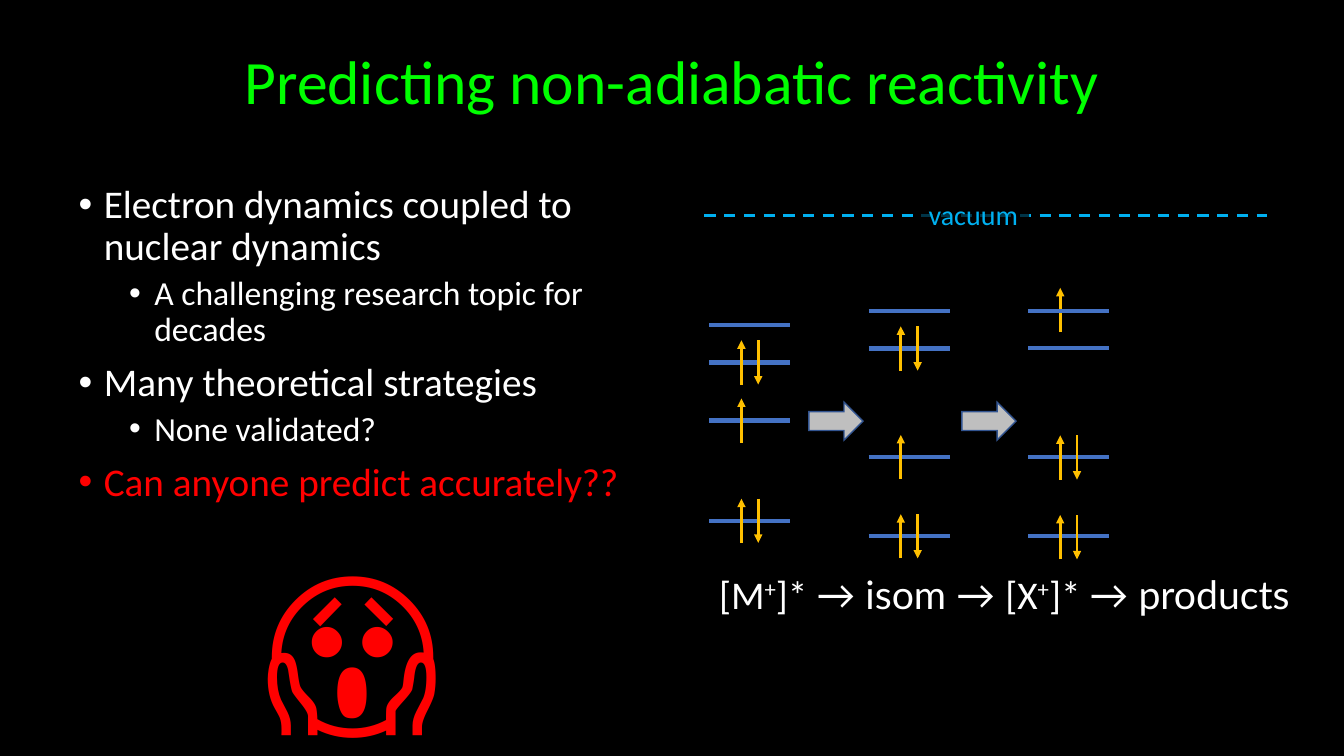
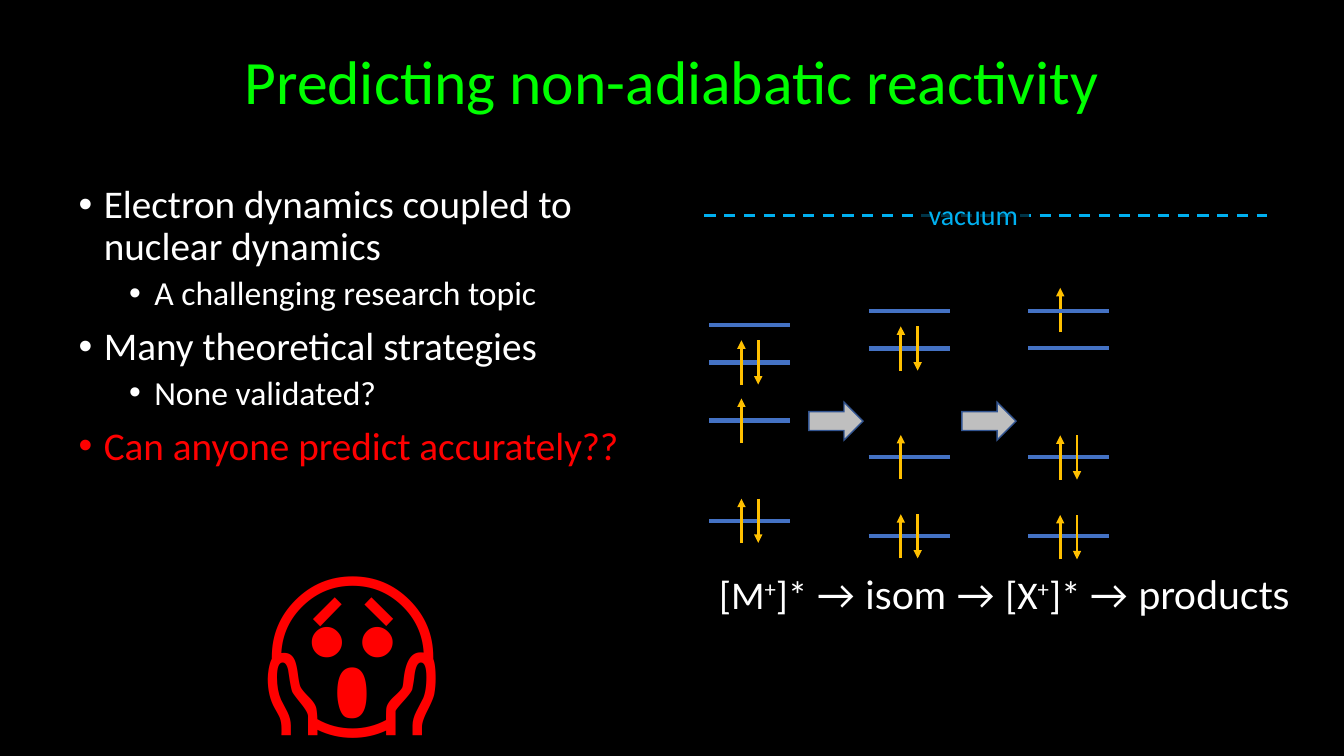
Before and after one commit to kkinist/ACS_Boston_2018, a slide deck: slide 21 of ACS_Boston_2018_Irikura.pptx. Drawn at 1344x756 pixels with LibreOffice and Linux fonts; fonts in the diff are those of the drawing. Boxes give left, top, right and bottom in pixels: in the first picture for what was removed or moved away, otherwise in the second. Text is boxed around its words. In the diff, an @@ line names an element or a change of style, - is before the commit and + after.

```diff
--- a/ACS_Boston_2018_Irikura.pptx
+++ b/ACS_Boston_2018_Irikura.pptx
@@ text at box(154, 281, 536, 311): text changed @@
-  • A challenging research topic for decades
+  • A challenging research topic
```
Also in this commit, not shown: 11 other slides changed, 1 other file.
